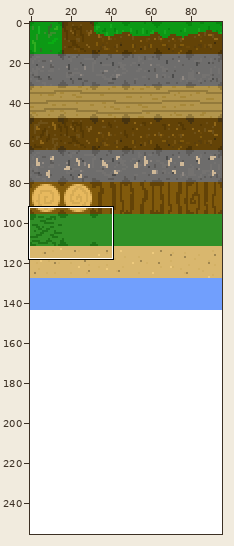
Sprite sheet, stored at diffuse.png. The picture above shows the old version from afar; the outline marks the close-up.
Close-up. As it was:
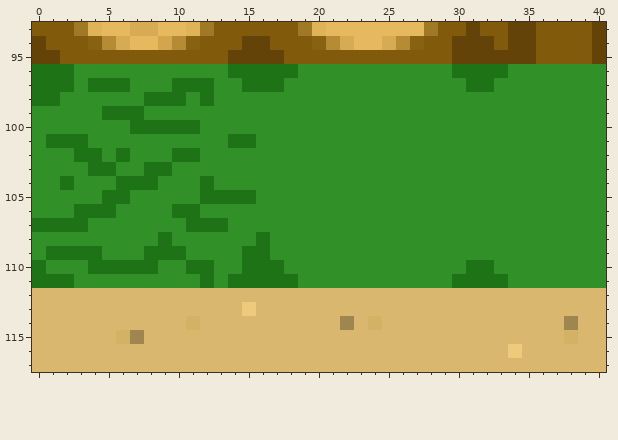
The file is 96x256 pixels. Colours within 5 levels of each other are drawn and written as one. Shown: x 0..40, y 93..117. The commit also changed other parts of the picture, which this record leaves out.
Now the later version:
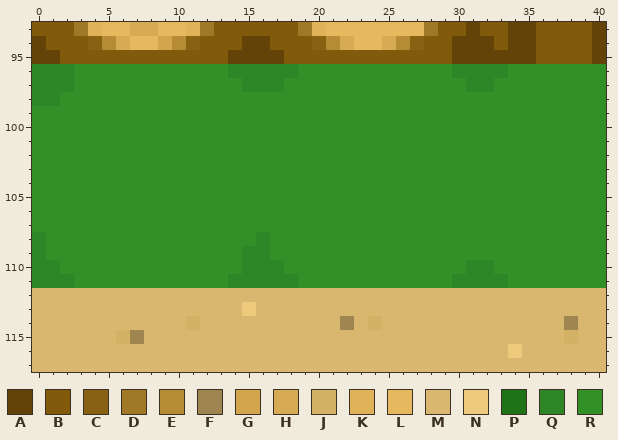
Palette (. is transparent): A #634307  B #815a0c  C #896112  D #a17826  E #b58b36  F #9f8650  G #d3a64e  H #d6ab54  J #d3b165  K #e1b359  L #e7b95e  M #d9b76e  N #eeca7d  P #1e7317  Q #2d8726  R #319028
Edits made:
@@ x 0..40 @@
  95 AABBBBBBBBBBBBAAAABBBBBBBBBBBBAAAAAABBBBA
- 96 PPPRRRRRRRRRRRPPPPPRRRRRRRRRRRPPPPRRRRRRR
- 97 PPPRPPPRRRPPPRRPPPRRRRRRRRRRRRRPPRRRRRRRR
- 98 PPRRRRRRPPPRPRRRRRRRRRRRRRRRRRRRRRRRRRRRR
- 99 RRRRRPPPRRRRRRRRRRRRRRRRRRRRRRRRRRRRRRRRR
-100 RRRRRRRPPPPPRRRRRRRRRRRRRRRRRRRRRRRRRRRRR
-101 RPPPRRRRRRRRRRPPRRRRRRRRRRRRRRRRRRRRRRRRR
-102 RRRPPRPRRRPPRRRRRRRRRRRRRRRRRRRRRRRRRRRRR
-103 RRRRPPRRPPRRRRRRRRRRRRRRRRRRRRRRRRRRRRRRR
-104 RRPRRRPPPRRRPRRRRRRRRRRRRRRRRRRRRRRRRRRRR
-105 RRRRRPPRRRRRPPPPRRRRRRRRRRRRRRRRRRRRRRRRR
-106 RRRPPPRRRRPPRRRRRRRRRRRRRRRRRRRRRRRRRRRRR
-107 PPPPRRRRRRRPPPRRRRRRRRRRRRRRRRRRRRRRRRRRR
-108 RRRRRRRRRPRRRRRRPRRRRRRRRRRRRRRRRRRRRRRRR
-109 RPPPPRRRPPPRRRRPPRRRRRRRRRRRRRRRRRRRRRRRR
-110 PRRRPPPPPRRPPRRPPPRRRRRRRRRRRRRPPRRRRRRRR
-111 PPPRRRRRRRRRPRPPPPPRRRRRRRRRRRPPPPRRRRRRR
+ 96 QQQRRRRRRRRRRRQQQQQRRRRRRRRRRRQQQQRRRRRRR
+ 97 QQQRRRRRRRRRRRRQQQRRRRRRRRRRRRRQQRRRRRRRR
+ 98 QQRRRRRRRRRRRRRRRRRRRRRRRRRRRRRRRRRRRRRRR
+ 99 RRRRRRRRRRRRRRRRRRRRRRRRRRRRRRRRRRRRRRRRR
+100 RRRRRRRRRRRRRRRRRRRRRRRRRRRRRRRRRRRRRRRRR
+101 RRRRRRRRRRRRRRRRRRRRRRRRRRRRRRRRRRRRRRRRR
+102 RRRRRRRRRRRRRRRRRRRRRRRRRRRRRRRRRRRRRRRRR
+103 RRRRRRRRRRRRRRRRRRRRRRRRRRRRRRRRRRRRRRRRR
+104 RRRRRRRRRRRRRRRRRRRRRRRRRRRRRRRRRRRRRRRRR
+105 RRRRRRRRRRRRRRRRRRRRRRRRRRRRRRRRRRRRRRRRR
+106 RRRRRRRRRRRRRRRRRRRRRRRRRRRRRRRRRRRRRRRRR
+107 RRRRRRRRRRRRRRRRRRRRRRRRRRRRRRRRRRRRRRRRR
+108 QRRRRRRRRRRRRRRRQRRRRRRRRRRRRRRRRRRRRRRRR
+109 QRRRRRRRRRRRRRRQQRRRRRRRRRRRRRRRRRRRRRRRR
+110 QQRRRRRRRRRRRRRQQQRRRRRRRRRRRRRQQRRRRRRRR
+111 QQQRRRRRRRRRRRQQQQQRRRRRRRRRRRQQQQRRRRRRR
 112 MMMMMMMMMMMMMMMMMMMMMMMMMMMMMMMMMMMMMMMMM
Pixel boxes of the changes (left, top, right, bottom) in both close-ups:
changed: (32, 64, 298, 288)
changed: (452, 64, 508, 92)
changed: (452, 260, 508, 288)
